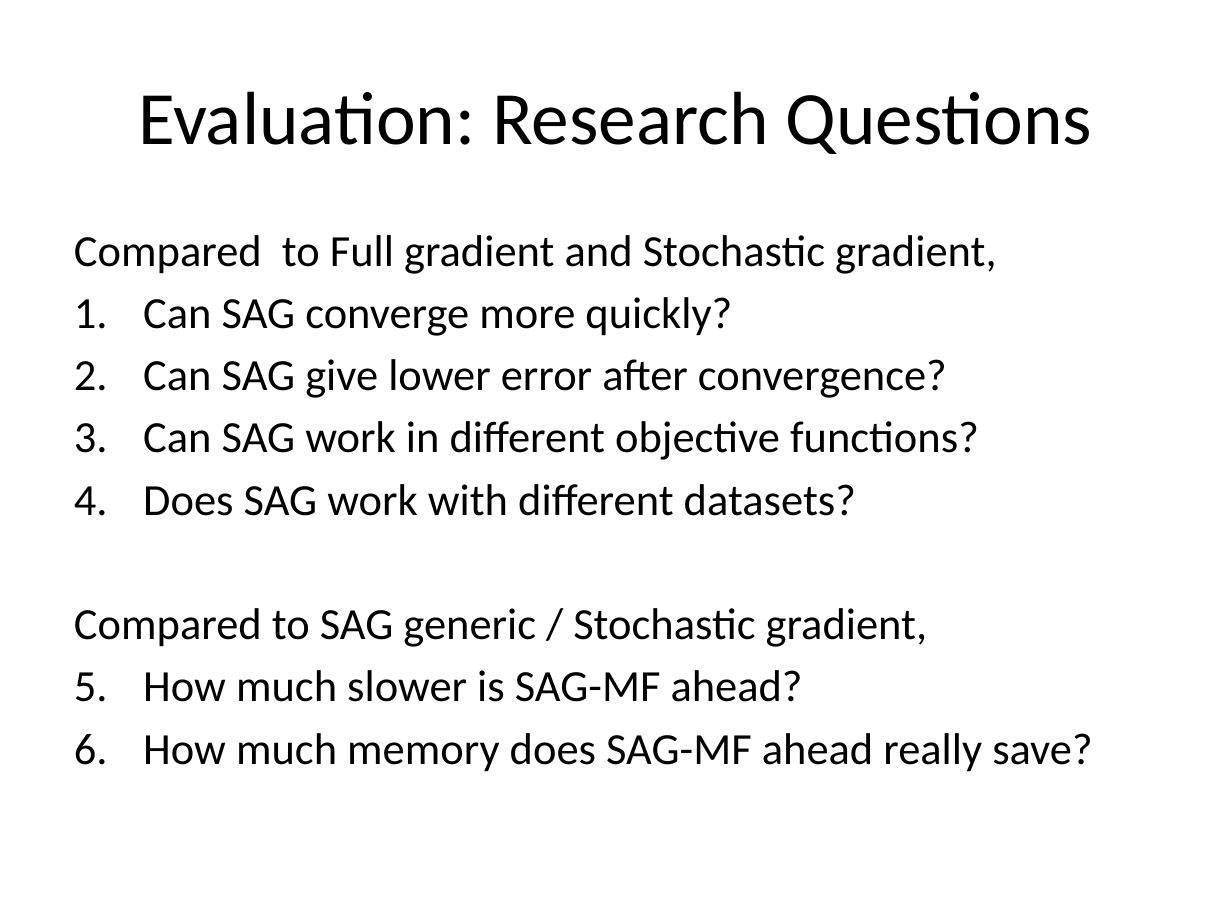
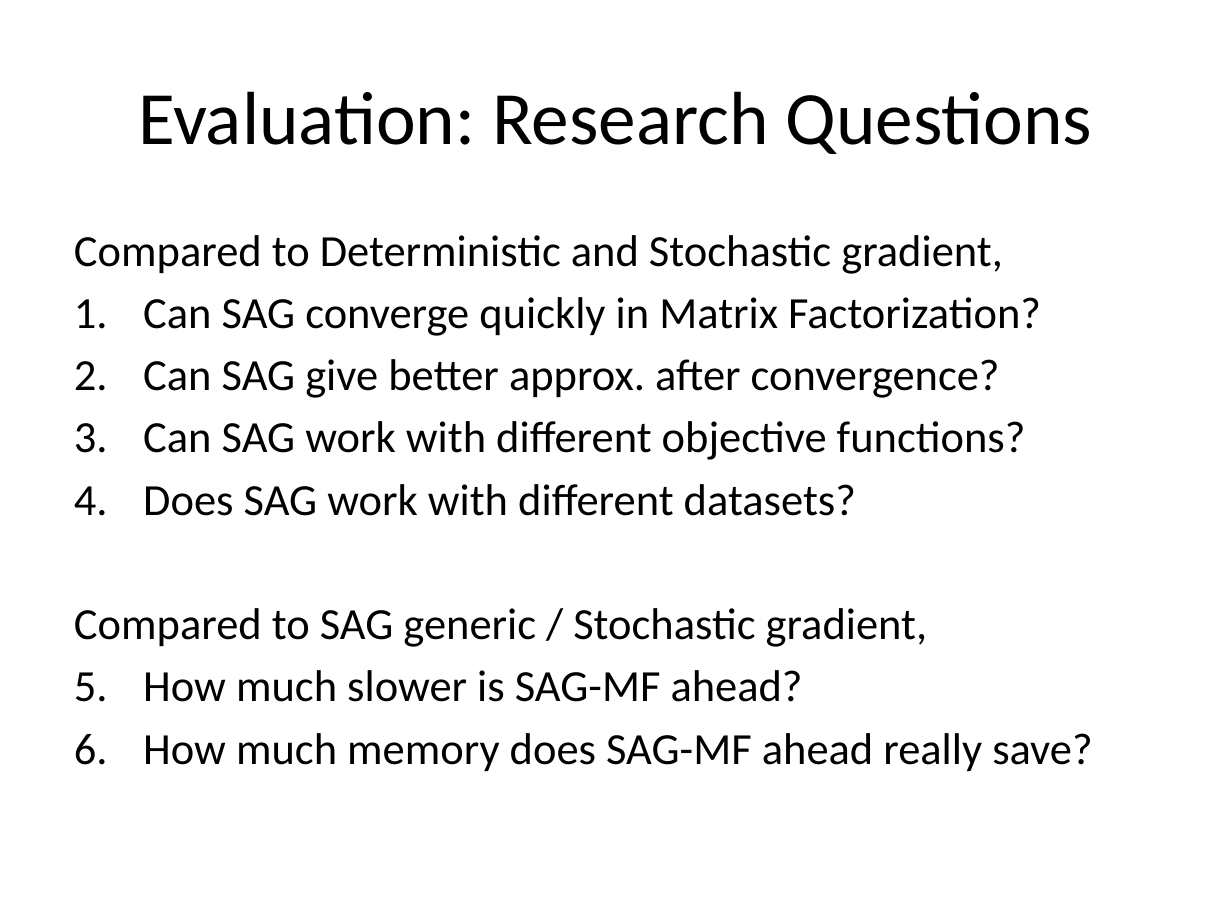
Before and after one commit to jamestklo/MatrixFactorizationMatlab, a slide deck: slide 37 of cs534L-SAGmf.pptx (slide 29 before the commit). Drawn at 1232x924 pixels with LibreOffice and Linux fonts; fonts in the diff are those of the drawing. Boxes give left, top, right and bottom in pixels: in the first picture for what was removed or moved away, otherwise in the second. Text is boxed around its words. In the diff, an @@ line names an element or a change of style, - is before the commit and + after.

```diff
--- a/cs534L-SAGmf.pptx
+++ b/cs534L-SAGmf.pptx
@@ text at [74, 235, 1041, 460]: text changed @@
-Compared to Full gradient and Stochastic gradient,
-1. Can SAG converge more quickly?
-2. Can SAG give lower error after convergence?
-3. Can SAG work in different objective functions?
+Compared to Deterministic and Stochastic gradient,
+1. Can SAG converge quickly in Matrix Factorization?
+2. Can SAG give better approx. after convergence?
+3. Can SAG work with different objective functions?
```
Also in this commit, not shown: 23 other slides changed, 20 slides added, 5 slides removed, 1 other file.
